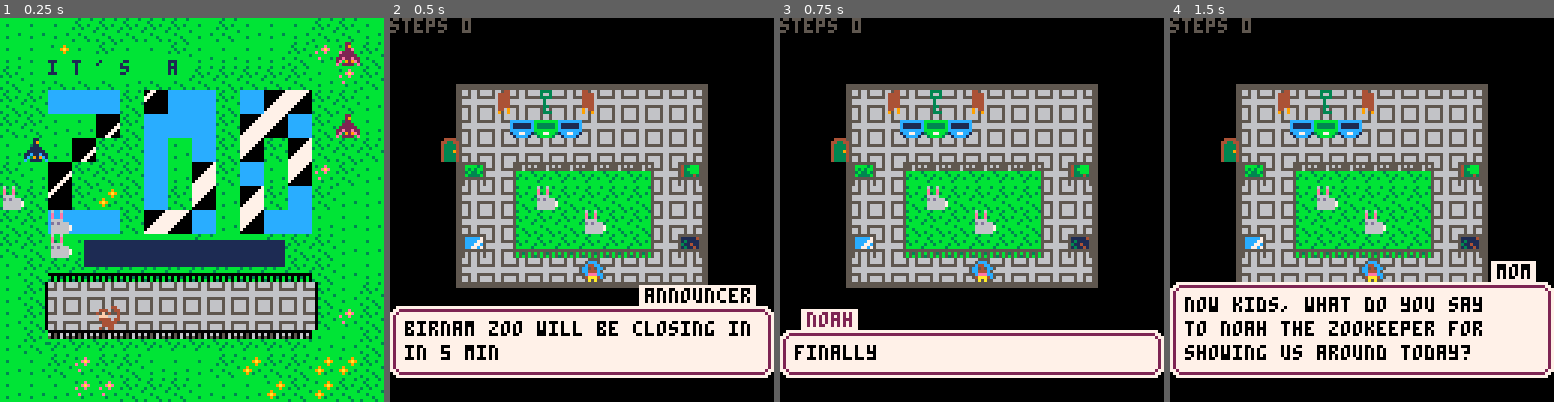
Above: before the commit, frames 1-4 (left to right).
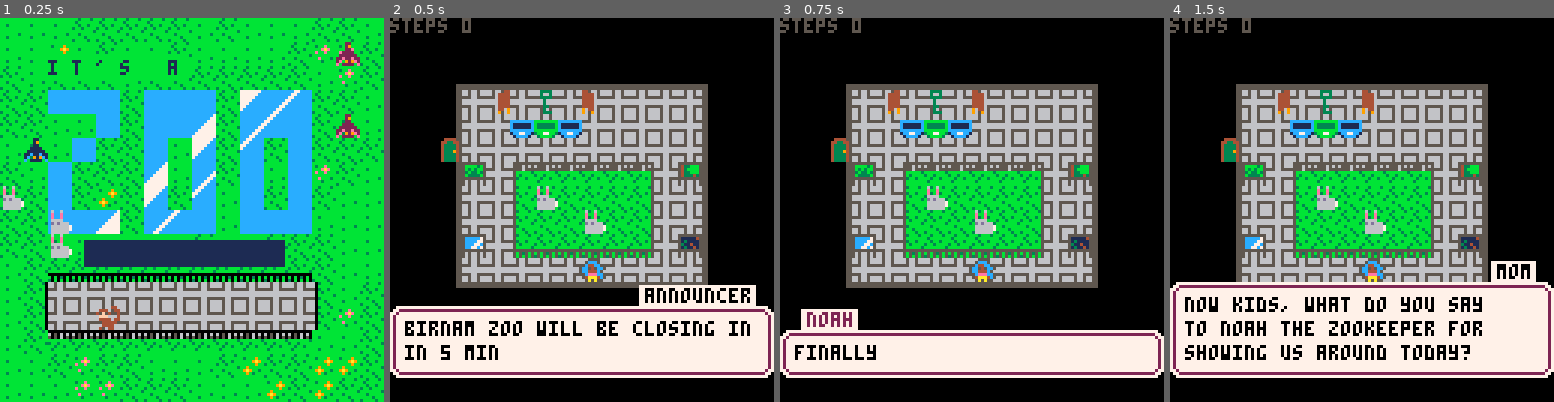
Above: after the commit, the same moments.

Repository: avalkyrie/zoo-game
Game: PICO-8 cartridge zoo.p8
The game is run twice, just before and just after one commit, with the same random seed, the same clock (stepped at 60 frames per second) and the same inputs.
Inputs:
- Up to frame 1 (0.25 s): no input
- Up to frame 2 (0.5 s): tap O (Z key) at 0.33 s
- Up to frame 3 (0.75 s): tap O (Z key) at 0.7 s
- Up to frame 4 (1.5 s): tap X (X key) at 1.07 s; tap O (Z key) at 1.43 s

The runs differ from the first frame. In frame 1, 7.8% of the frame differs, in the area x 12-82%, y 18-57%; in frame 2, nothing differs; in frame 3, nothing differs; in frame 4, nothing differs.

Commit message:
Fix ice on title screen

Diff:
--- a/zoo.p8
+++ b/zoo.p8
@@ -593,6 +593,9 @@
 		print("press z to start", 30, 76, 13)
 	end
 
+	-- draw ice sheen
+	drawice()
+
 	-- draw sprites
 	iteratemap(
 		function(i,j)
@@ -889,8 +892,7 @@
 end
 
 function drawice()
-	local px = player.x
-	local py = player.y
+	local py = player.y or 15
 	local w = maprect[4]
 
 	iteratemap(
@@ -1842,12 +1844,12 @@
 2d202020202020202c20202020202020000a0a0a000a0a0a0a0a0a0a00000000000000000000000000000000000000000000000000000000000000000000000000000000000000000000000000000000000000000000000000000000000000002929292929292929292929292929292936363616161616163616363636161636
 2d20202020202020202020202020202000000000000a0a0a0a0a0a0a00000000000000000000000000000000000000000000000000000000000000000000000000000000000000000000000000000000000000000000000000000000000000002929292929292929292929292929292936362836163636163636363616272716
 2c2c2020202d2c2c202020202020202000000000000a0a000a0a0a0a0a0a0000000000000000000000000000000000000000000000000000000000000000000000000000000000000000000000000000000000000000000000000000000000002929292929292929292929292929292916361616163616161616161616362716
-20202020202d2020202034343434343400000000000000000000000000000000000000000000000000000000000000000000000000000000000000000000000000000000000000000000000000000000000000000000000000000000000000002929292929292929292929292929292916162020201624202016202122161636
-20202020202c20202d2d02020202020200000000000000000000000000000000000000000000000000000000000000000000000000000000000000000000000000000000000000000000000000000000000000000000000000000000000000002929292929292929292929292929292916163636231620202016212220163636
-34343434343434342d2d020202020202000a0a0a0a0a00000000000000000000000000000000000000000000000000000000000000000000000000000000000000000000000000000000000000000000000000000000000000000000002f00002929292929292929292929292929292936363623161620362016221621161616
-2c2c2c2c2c2c2c2c363602022836271600000000000000000000000000000000000000000000000000000000000000000000000000000000000000000000000000000000000000000000000000000000000000000000000000000000003e00002929292929292929292929292929292916362316161620362116203622271636
-000000000000000036363627363628270000000000000a0a0a0a0a0a00000000000000000000000000000000000000000000000000000000000000000000000000000000000000000000000000000000000000000000000000000000000000002929292929292929292929292929292916162416281620162236211620163636
-1014101412101014101014141410101012101012101010100000000000000000000000000000000000000000000000000000000000000000000000000000000000000000000000000000000000000000000000000000000000000000000000002929292929292929292929292929292916162020201621222036222020363636
+20202020202d2020202034343434343400000000000000000000000000000000000000000000000000000000000000000000000000000000000000000000000000000000000000000000000000000000000000000000000000000000000000002929292929292929292929292929292916162020201620202016202020161636
+20202020202c20202d2d02020202020200000000000000000000000000000000000000000000000000000000000000000000000000000000000000000000000000000000000000000000000000000000000000000000000000000000000000002929292929292929292929292929292916163636201620202016202020163636
+34343434343434342d2d020202020202000a0a0a0a0a00000000000000000000000000000000000000000000000000000000000000000000000000000000000000000000000000000000000000000000000000000000000000000000002f00002929292929292929292929292929292936363620161620362016201620161616
+2c2c2c2c2c2c2c2c363602022836271600000000000000000000000000000000000000000000000000000000000000000000000000000000000000000000000000000000000000000000000000000000000000000000000000000000003e00002929292929292929292929292929292916362016161620362016203620271636
+000000000000000036363627363628270000000000000a0a0a0a0a0a00000000000000000000000000000000000000000000000000000000000000000000000000000000000000000000000000000000000000000000000000000000000000002929292929292929292929292929292916162016281620162036201620163636
+1014101412101014101014141410101012101012101010100000000000000000000000000000000000000000000000000000000000000000000000000000000000000000000000000000000000000000000000000000000000000000000000002929292929292929292929292929292916162020201620202036202020363636
 1410141412131313101010141414101012101012101010100000000000000000000000000000000000000000000000000000000000000000000000000000000000000000000000000000000000000000000000000000000000000000000000002929292929292929292929292929292916163636363636361636361616163636
 1012141012101010141210141410141012101010101012140000000000000000000000000000000000000000000000000000000000000000000000000000000000000000000000000000000000000000000000000000000000000000000000002929292929292929292929292929292936160606060606060606060606163636
 1012101412141010101214121414101012101313131311130000000000000000000000000000000000000000000000000000000000000000000000000000000000000000000000000000000000000000000000000000000000000000000000002929292929292929292929292929292936260505050505050505050505253616
